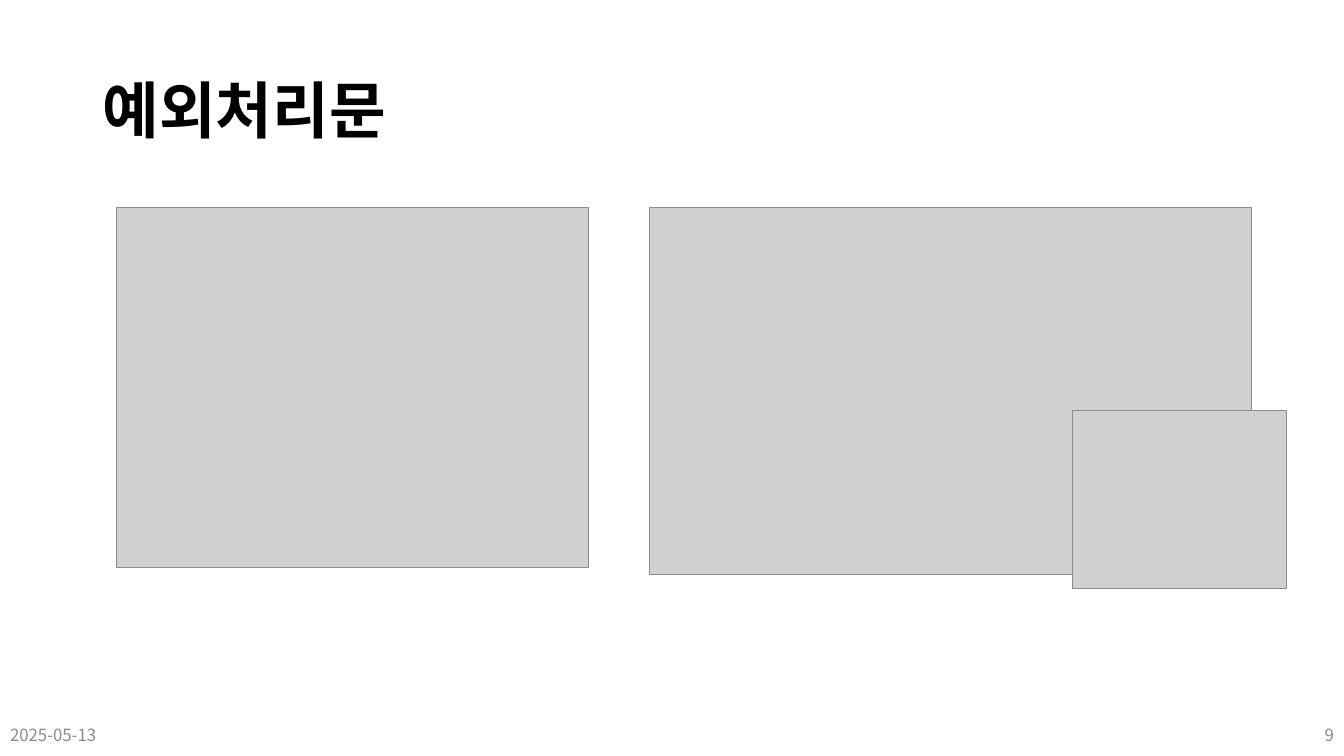
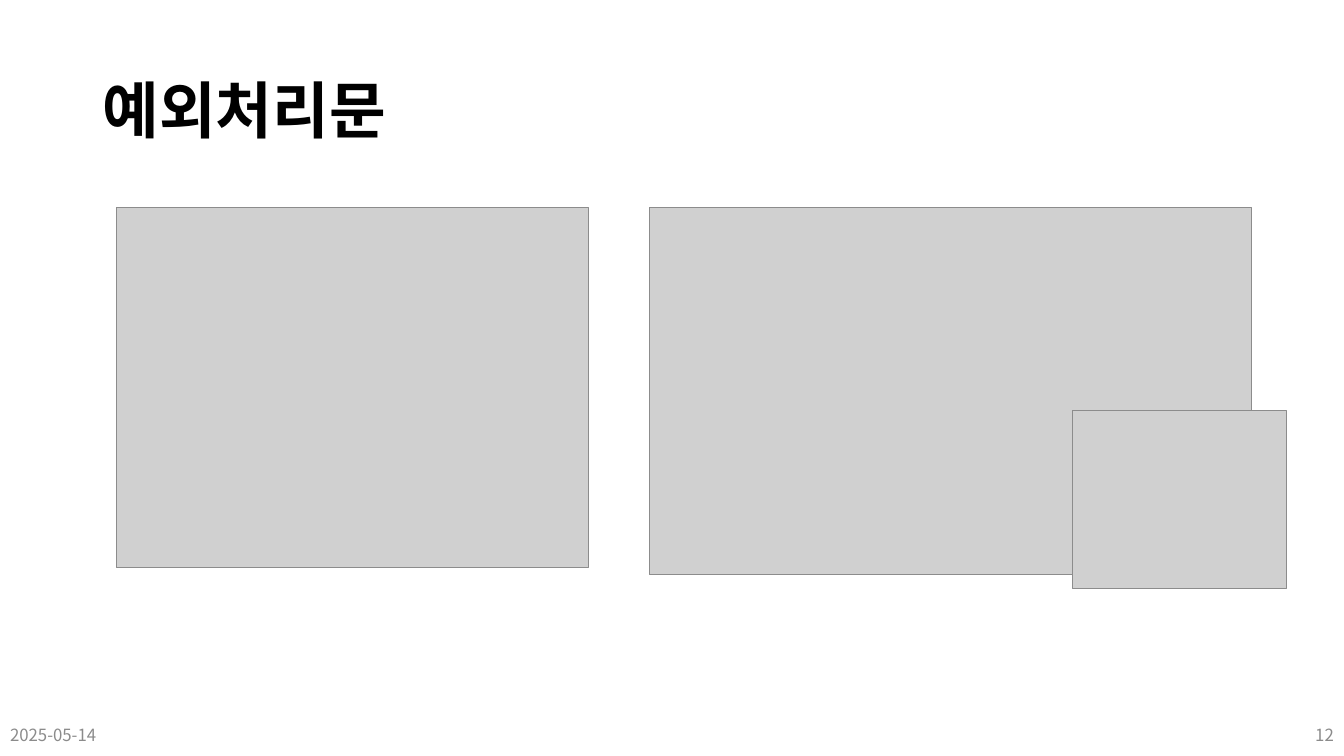
Before and after one commit to Leader-Lesson/KDT_SF_Short_5th, a slide deck: slide 12 of material/13_CSharp_심화문법 (예외처리).pptx (slide 9 before the commit). Drawn at 1344x756 pixels with LibreOffice and Linux fonts; fonts in the diff are those of the drawing; grey boxes stand for pictures; background and template pictures are left out. Boxes give left, top, right and bottom in pixels: in the first picture for what was removed or moved away, otherwise in the second. Text is boxed around its words. In the diff, an @@ line names an element or a change of style, - is before the commit and + after.

```diff
--- a/material/13_CSharp_심화문법 (예외처리).pptx
+++ b/material/13_CSharp_심화문법 (예외처리).pptx
@@ text at [10, 728, 96, 741]: text changed @@
-2025-05-13
+2025-05-14
@@ page number at [1315, 728, 1334, 741]: text changed @@
-9
+12
```
Also in this commit, not shown: 4 other slides changed, 5 slides added, 27 other files.
